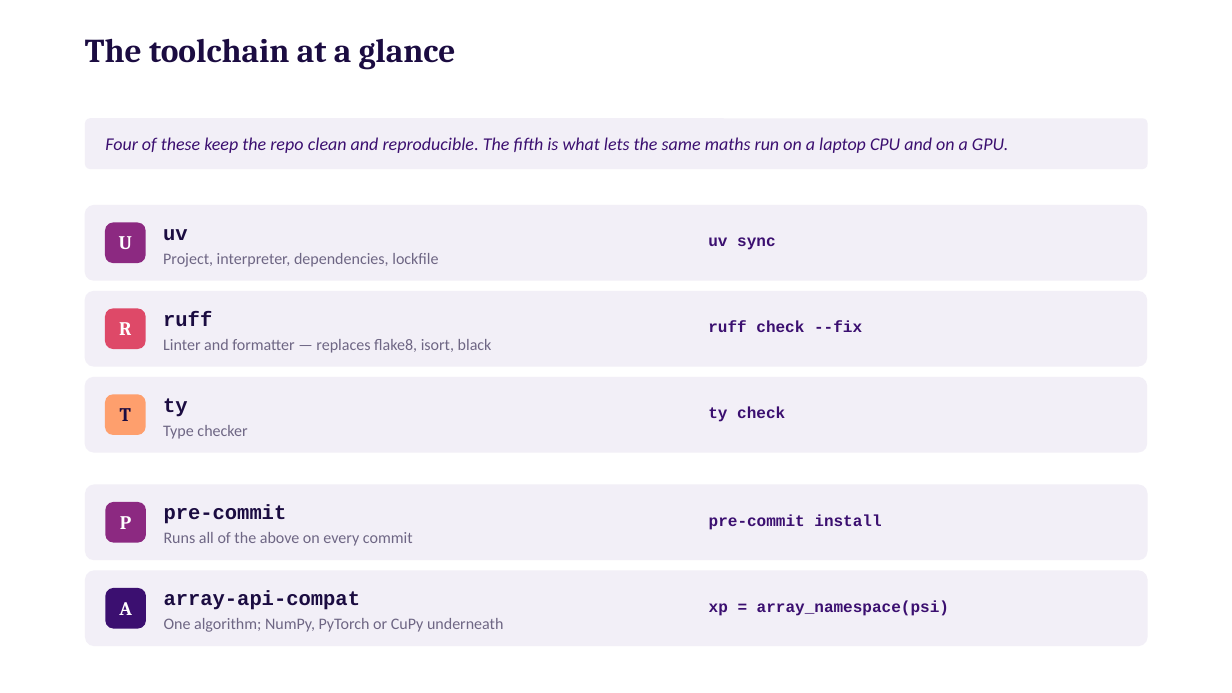
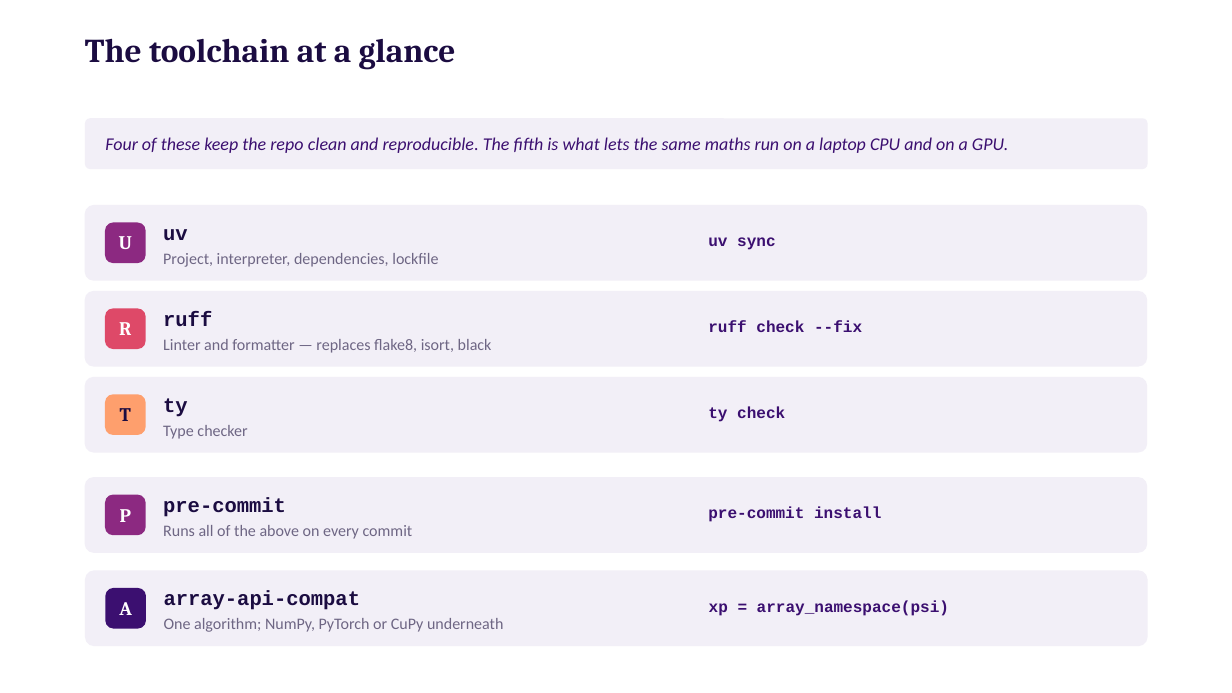
Before and after one commit to bryceshirley/quantum-oscillator, a slide deck: slide 15 of toolbox_talk.pptx. Drawn at 1232x693 pixels with LibreOffice and Linux fonts; fonts in the diff are those of the drawing. Boxes give left, top, right and bottom in pixels: in the first picture for what was removed or moved away, otherwise in the second. Text is boxed around its words. In the diff, an @@ line names an element or a change of style, - is before the commit and + after.

```diff
--- a/toolbox_talk.pptx
+++ b/toolbox_talk.pptx
@@ 3 texts, 1 rounded rectangle: place and size @@
-3 texts, 1 rounded rectangle at <box>85,484,1148,560</box>
+3 texts, 1 rounded rectangle at <box>85,477,1148,553</box>
@@ rounded rectangle: place and size @@
-rounded rectangle at <box>105,502,146,543</box>
+rounded rectangle at <box>105,494,146,535</box>
@@ text "Runs all of the above ...": place and size @@
-text "Runs all of the above ..." at <box>164,532,413,546</box>
+text "Runs all of the above ..." at <box>163,525,413,539</box>
```
Also in this commit, not shown: 10 other slides changed, 1 slide removed, 1 other file.
